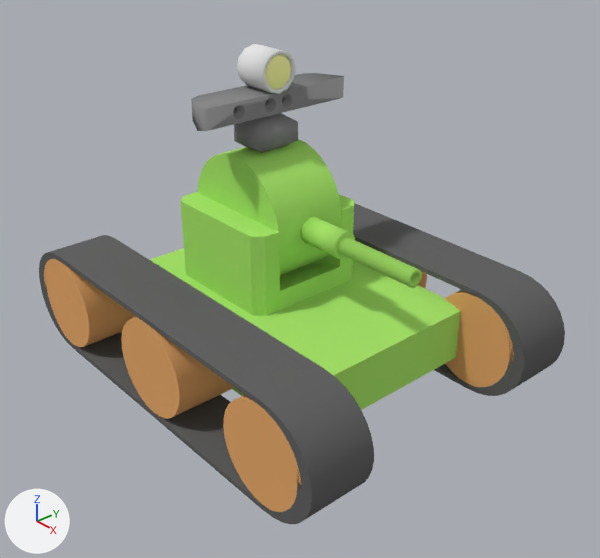
A saved change to the Blender file share/model/tank/resource/tank.blend.
Rendered twice from a 50 mm lens placed at (0.878, -0.733, 0.653), pointed at (0.051, -0.014, 0.082). Arrows for +X, +Y and +Z are at lower left; the lights stay in place.

In view in the first picture: 'BURREL', 'CAMERA', 'CHASSIS', 'CRAWLER_L', 'CRAWLER_R', 'LIGHT_FRAME', 'LIGHT_MAIN', 'TURRET_P', 'TURRET_Y', 'WHEEL_L0', 'WHEEL_R0', 'WHEEL_R1', 'WHEEL_R2'.
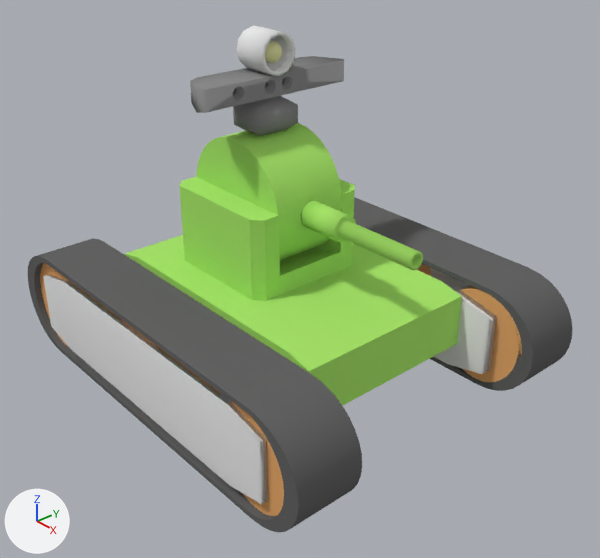
Commit message: Add plate to crawler

Edits to the bpy script that builds the scene:
```text
Change ob_crawler_r:
    add ob_crawler_r.parent = ob_chassis
    add ob_crawler_r.matrix_parent_inverse = Matrix(((1.0, 0.0, 0.0, 0.0), (0.0, 1.0, 0.0, 0.0), (0.0, 0.0, 1.0, -0.025), (0.0, 0.0, 0.0, 1.0)))
    ob_crawler_r.location: (0.0, -0.2, 0.0) -> (0.0, -0.22, 0.0)
Change ob_crawler_l:
    add ob_crawler_l.parent = ob_chassis
    add ob_crawler_l.matrix_parent_inverse = Matrix(((1.0, 0.0, 0.0, 0.0), (0.0, 1.0, 0.0, 0.0), (0.0, 0.0, 1.0, -0.025), (0.0, 0.0, 0.0, 1.0)))
    ob_crawler_l.location: (0.0, 0.2, 0.0) -> (0.0, 0.22, 0.0)
Change ob_wheel_r0:
    add ob_wheel_r0.parent = ob_chassis
    add ob_wheel_r0.matrix_parent_inverse = Matrix(((1.0, 0.0, 0.0, 0.0), (0.0, 1.0, 0.0, 0.0), (0.0, 0.0, 1.0, -0.025), (0.0, 0.0, 0.0, 1.0)))
    ob_wheel_r0.location: (0.25, -0.2, 0.0) -> (0.25, -0.215, 0.0)
    ob_wheel_r0.scale: (1.0, 1.0, 1.0) -> (1.0, 1.0, 0.9)
Change ob_wheel_r1:
    add ob_wheel_r1.parent = ob_chassis
    add ob_wheel_r1.matrix_parent_inverse = Matrix(((1.0, 0.0, 0.0, 0.0), (0.0, 1.0, 0.0, 0.0), (0.0, 0.0, 1.0, -0.025), (0.0, 0.0, 0.0, 1.0)))
Change ob_wheel_r2:
    add ob_wheel_r2.parent = ob_chassis
    add ob_wheel_r2.matrix_parent_inverse = Matrix(((1.0, 0.0, 0.0, 0.0), (0.0, 1.0, 0.0, 0.0), (0.0, 0.0, 1.0, -0.025), (0.0, 0.0, 0.0, 1.0)))
    ob_wheel_r2.location: (-0.25, -0.2, 0.0) -> (-0.25, -0.215, 0.0)
    ob_wheel_r2.scale: (1.0, 1.0, 1.0) -> (1.0, 1.0, 0.9)
Change ob_wheel_l0:
    add ob_wheel_l0.parent = ob_chassis
    add ob_wheel_l0.matrix_parent_inverse = Matrix(((1.0, 0.0, 0.0, 0.0), (0.0, 1.0, 0.0, 0.0), (0.0, 0.0, 1.0, -0.025), (0.0, 0.0, 0.0, 1.0)))
    ob_wheel_l0.location: (0.25, 0.2, 0.0) -> (0.25, 0.215, 0.0)
    ob_wheel_l0.scale: (1.0, 1.0, 1.0) -> (1.0, 1.0, 0.9)
Change ob_chassis:
    ob_chassis.location: (0.0, 0.0, 0.0) -> (0.0, 0.0, 0.025)
Remove ob_light_main:
    ob_light_main = bpy.data.objects.new('LIGHT_MAIN', me_light_main)
Add ob_inner_plate_l:
    ob_inner_plate_l = bpy.data.objects.new('INNER_PLATE_L', me_inner_plate_l)  # 16 vertices, 10 faces; spans x -0.3..0.3, y -0.3..0.3, z -0.3..0.3; in mat_material_003 (white #e7e7e7)
    ob_inner_plate_l.parent = ob_chassis
    ob_inner_plate_l.location = (0.0, 0.16, 0.0)
    ob_inner_plate_l.scale = (0.917, 0.0333, 0.2)
Add ob_outer_plate_l:
    ob_outer_plate_l = bpy.data.objects.new('OUTER_PLATE_L', me_inner_plate_l.copy())
    ob_outer_plate_l.parent = ob_chassis
    ob_outer_plate_l.location = (0.0, 0.265, 0.0)
    ob_outer_plate_l.scale = (0.917, 0.0167, 0.2)
Add ob_outer_plate_r:
    ob_outer_plate_r = bpy.data.objects.new('OUTER_PLATE_R', me_inner_plate_l.copy())
    ob_outer_plate_r.parent = ob_chassis
    ob_outer_plate_r.location = (0.0, -0.265, 0.0)
    ob_outer_plate_r.scale = (0.917, 0.0167, 0.2)
Add ob_bulb:
    ob_bulb = bpy.data.objects.new('BULB', me_bulb)  # a UV sphere (32 segments, 8 rings, poles along z) spanning x -0.005..0.005, y -0.005..0.005, z -0.005..0.005; in mat_material_006 (beige #e7e7aa)
    ob_bulb.parent = ob_light_reflector
    ob_bulb.location = (-0.025, 0.0, 0.375)
    ob_bulb.rotation_euler = (0.0, 1.571, 0.0)  # degrees (0, 90, 0)
    ob_bulb.scale = (3.0, 3.0, 3.0)
Add ob_light_reflector:
    ob_light_reflector = bpy.data.objects.new('LIGHT_REFLECTOR', me_light_reflector)  # 424 vertices, 456 faces; spans x -0.025..0.025, y -0.025..0.025, z -0.0175..0.0383; in mat_material_003 (white #e7e7e7)
    ob_light_reflector.parent = ob_light_frame
    ob_light_reflector.location = (-0.055, 0.0, 0.375)
    ob_light_reflector.rotation_euler = (0.0, 1.571, 0.0)  # degrees (0, 90, 0)
```

Boxes [x1, y1, x2, y2] around the edits, measured in the pictures (600 x 558 px):
'CRAWLER_R', moved
    before: [39, 235, 374, 524]
    after: [28, 238, 362, 532]
'CHASSIS', moved
    before: [150, 248, 461, 410]
    after: [125, 235, 462, 406]
'OUTER_PLATE_R', added
    after: [43, 275, 268, 504]
'CRAWLER_L', moved
    before: [353, 203, 565, 396]
    after: [354, 197, 573, 391]
'TURRET_Y', moved
    before: [181, 192, 354, 316]
    after: [179, 177, 355, 301]
'TURRET_P', moved
    before: [197, 139, 341, 275]
    after: [196, 123, 342, 260]
'CAMERA', moved
    before: [191, 73, 344, 153]
    after: [190, 56, 344, 136]
'WHEEL_R1', moved
    before: [121, 317, 234, 419]
    after: [123, 322, 221, 395]
'WHEEL_R0', moved, rescaled
    before: [223, 395, 301, 512]
    after: [230, 401, 284, 516]
'WHEEL_L0', moved, rescaled (10% narrower)
    before: [445, 290, 514, 387]
    after: [460, 285, 522, 382]
'BURREL', moved
    before: [301, 217, 422, 288]
    after: [301, 201, 423, 270]
'WHEEL_R2', moved, rescaled (10% narrower)
    before: [44, 259, 137, 347]
    after: [40, 263, 124, 346]
'INNER_PLATE_L', added
    after: [433, 284, 497, 374]
'LIGHT_FRAME', moved
    before: [237, 44, 296, 94]
    after: [236, 25, 296, 76]
'LIGHT_MAIN', deleted (beige)
    before: [265, 54, 291, 90]
'OUTER_PLATE_L', added
    after: [431, 268, 470, 290]
'BULB', added
    after: [265, 41, 282, 63]
'LIGHT_REFLECTOR', added
    after: [266, 35, 289, 71]
'WHEEL_L1', moved
    before: [418, 271, 427, 288]
    after: [417, 264, 431, 276]
'INNER_PLATE_R', now drawn
    after: [220, 394, 231, 402]
